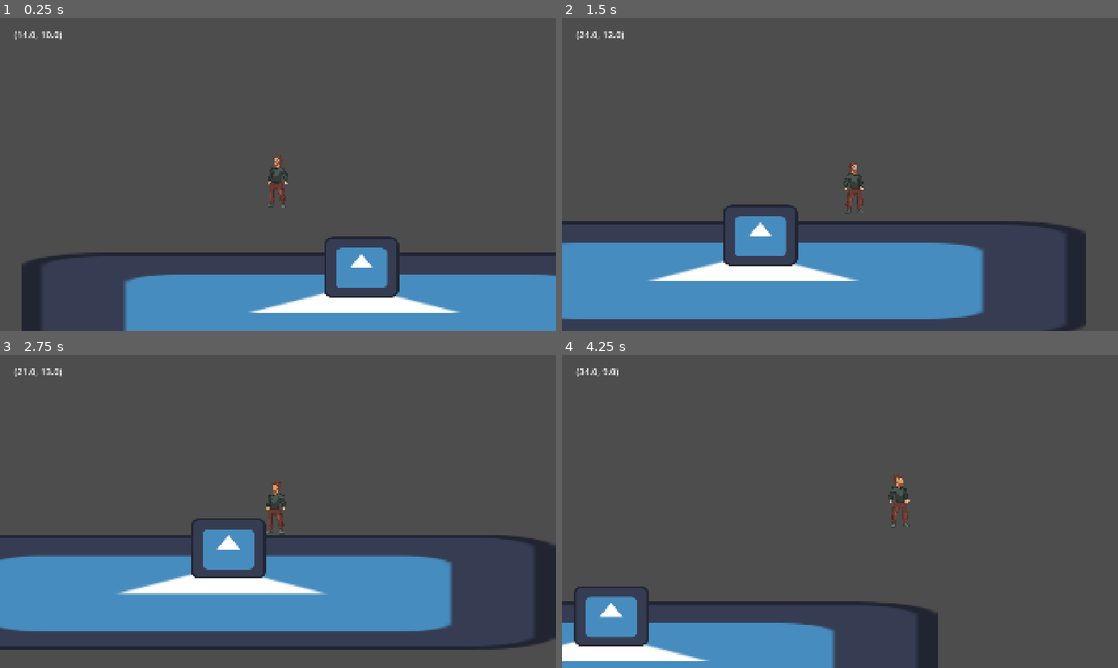
Above: before the commit, frames 1-4 (two rows, left to right).
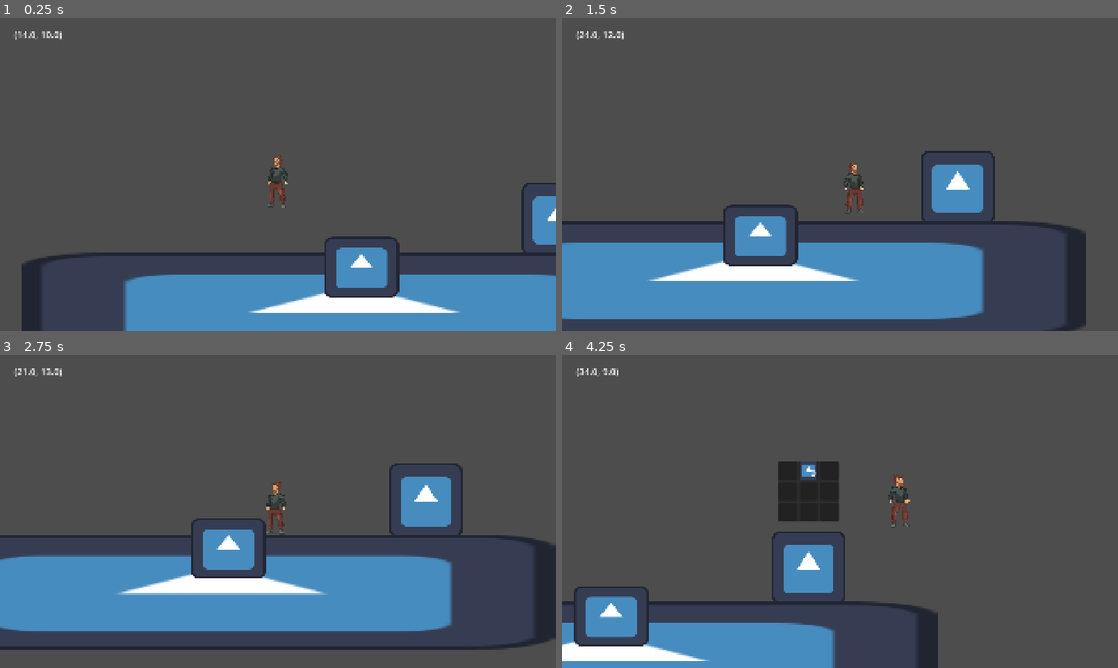
Above: after the commit, the same moments.

Repository: Spino77/godot-DAM
Game: Godot game, scene res://escenas/main.tscn
Same seed, same stepped clock (60 frames per second), same inputs: the game is played once before the commit and once after it. The engine's default icon, where the game draws it, is replaced by a stand-in: a white triangle on a blue panel in a dark square.
Inputs (mouse positions are in pixels of both pictures, inside the frame that each line leads up to):
- Up to frame 1 (0.25 s): no input
- Up to frame 2 (1.5 s): tap Enter at 0.5 s; move the mouse to (962, 158) at 0.52 s; hold D (mov_derecha) 0.53-1.25 s; click (962, 158) at 0.6 s; tap Space (saltar) at 0.77 s; drag from (728, 190) to (812, 237) at 1.27 s
- Up to frame 3 (2.75 s): move the mouse to (333, 442) at 2.02 s; hold A (mov_izquierda) from 2.03 s (still down); hold Ctrl from 2.03 s (still down)
- Up to frame 4 (4.25 s): release A (mov_izquierda) at 2.75 s; release Ctrl at 2.75 s; drag from (812, 574) to (673, 464) at 2.77 s; tap Space (saltar) at 3.5, 3.77 s; move the mouse to (1006, 558) at 3.52 s; hold D (mov_derecha) from 3.53 s (still down); tap 0 at 3.6 s; tap E (skill, bound only before the commit) at 4.15 s

The runs differ from the first frame. In frame 1, 0.8% of the frame differs, in the area x 93-100%, y 52-75%; in frame 2, 1.7%; in frame 3, 1.7%; in frame 4, 3.5%, in the area x 37-51%, y 34-79%.

Commit message:
simple player and chest inventory
added both of them functional, the chest with a item selector already made aswell with random item ammount and random position, only current error is visual filter of the chest inventory

Diff:
--- /dev/null
+++ b/escenas/chest.gd
@@ -0,0 +1,28 @@
+extends Node2D
+
+var is_open = false
+var player_near
+@onready var chest_inventory = $Chest_Inventory
+
+func _ready() -> void:
+	chest_inventory.hide()
+
+func _physics_process(delta: float) -> void:
+	if (Input.is_action_just_pressed("interact") and player_near):
+		if is_open:
+			chest_inventory.hide()
+			is_open = false
+		elif !is_open:
+			chest_inventory.show()
+			is_open = true
+
+func _on_area_2d_body_entered(body: Node2D) -> void:
+	if body.name == "Personaje":
+		player_near = true
+
+func _on_area_2d_body_exited(body: Node2D) -> void:
+	if body.name == "Personaje":
+		player_near = false
+		if is_open:
+			chest_inventory.hide()
+			is_open = false
--- /dev/null
+++ b/escenas/chest.tscn
@@ -0,0 +1,30 @@
+[gd_scene format=3 uid="uid://medr2gln2t5i"]
+
+[ext_resource type="Texture2D" uid="uid://dh0mjv14lg7dk" path="res://sprites/icon.svg" id="1_jxpeg"]
+[ext_resource type="Script" uid="uid://88cv7u5s03yl" path="res://escenas/chest.gd" id="1_pj078"]
+[ext_resource type="PackedScene" uid="uid://dclbrs2gfv6yj" path="res://escenas/chest_inventory.tscn" id="3_j22it"]
+
+[node name="Chest" type="Node2D" unique_id=2106445307]
+texture_filter = 1
+script = ExtResource("1_pj078")
+
+[node name="Sprite2D" type="Sprite2D" parent="." unique_id=1169504097]
+position = Vector2(64, 64)
+texture = ExtResource("1_jxpeg")
+
+[node name="Area2D" type="Area2D" parent="." unique_id=602902575]
+
+[node name="CollisionPolygon2D" type="CollisionPolygon2D" parent="Area2D" unique_id=394313758]
+position = Vector2(64, 64)
+scale = Vector2(1.9335938, 1.9335938)
+polygon = PackedVector2Array(59.1, -64, -59, -64, -63.8, -59, -64, 61, -60.3, 64, 59.6, 64, 63.9, 59, 64, -61.1)
+
+[node name="Chest_Inventory" parent="." unique_id=1229092793 instance=ExtResource("3_j22it")]
+texture_filter = 1
+offset_left = 12.0
+offset_top = -120.0
+offset_right = 116.0
+offset_bottom = -16.0
+
+[connection signal="body_entered" from="Area2D" to="." method="_on_area_2d_body_entered"]
+[connection signal="body_exited" from="Area2D" to="." method="_on_area_2d_body_exited"]
--- /dev/null
+++ b/escenas/chest_inventory.gd
@@ -0,0 +1,14 @@
+extends VBoxContainer
+
+@export var health_potion: SwiftItemData = preload("res://items/health_potion.tres")
+@onready var chest_grid: SwiftGrid = $PanelContainer/MarginContainer/SwiftGrid
+
+
+func _ready() -> void:
+	var item_list = []
+	item_list.append(health_potion)
+	var item_num = 1 #here use a random when using more than 1 item
+	var item_stack = randi_range(1,10)
+	var chest_grid := chest_grid.swift_inventory
+	chest_grid.try_add(item_list[item_num - 1], item_stack)
+	chest_grid.try_move(0, randi_range(0,8), item_stack)
--- /dev/null
+++ b/escenas/chest_inventory.tscn
@@ -0,0 +1,42 @@
+[gd_scene format=3 uid="uid://dclbrs2gfv6yj"]
+
+[ext_resource type="Script" uid="uid://dnp6muoj3e72d" path="res://addons/Swift_Inventory/Classes/SwiftGrid.gd" id="1_pj28d"]
+[ext_resource type="Script" uid="uid://byyklop0r37rd" path="res://escenas/chest_inventory.gd" id="1_viquu"]
+[ext_resource type="Script" uid="uid://8xv7tupboav2" path="res://addons/Swift_Inventory/Classes/SwiftItemStack.gd" id="2_viquu"]
+[ext_resource type="Script" uid="uid://n72h5cs3yd3b" path="res://addons/Swift_Inventory/Classes/SwiftRule.gd" id="3_7av7i"]
+[ext_resource type="Script" uid="uid://ddpogvrv0ol54" path="res://addons/Swift_Inventory/Classes/SwiftInventory.gd" id="4_4tpn4"]
+
+[sub_resource type="Resource" id="Resource_qq7qp"]
+script = ExtResource("4_4tpn4")
+size = 9
+metadata/_custom_type_script = "uid://ddpogvrv0ol54"
+
+[node name="Chest_Inventory" type="Control" unique_id=1229092793]
+layout_mode = 3
+anchors_preset = 15
+anchor_right = 1.0
+anchor_bottom = 1.0
+grow_horizontal = 2
+grow_vertical = 2
+
+[node name="VBoxContainer" type="VBoxContainer" parent="." unique_id=1708315437]
+texture_filter = 1
+layout_mode = 0
+offset_right = 104.0
+offset_bottom = 104.0
+script = ExtResource("1_viquu")
+
+[node name="PanelContainer" type="PanelContainer" parent="VBoxContainer" unique_id=843505311]
+layout_mode = 2
+
+[node name="MarginContainer" type="MarginContainer" parent="VBoxContainer/PanelContainer" unique_id=938154825]
+layout_mode = 2
+
+[node name="SwiftGrid" type="Container" parent="VBoxContainer/PanelContainer/MarginContainer" unique_id=239343247]
+custom_minimum_size = Vector2(32, 104)
+layout_mode = 2
+script = ExtResource("1_pj28d")
+inventory_size = 9
+swift_inventory = SubResource("Resource_qq7qp")
+slot_size = Vector2i(32, 32)
+metadata/_custom_type_script = "uid://dnp6muoj3e72d"
--- a/escenas/inventory_test.tscn
+++ b/escenas/inventory_test.tscn
@@ -1,9 +1,42 @@
 [gd_scene format=3 uid="uid://c3qbeclqk3680"]
 
-[node name="InventoryTest" type="Control" unique_id=64835445]
+[ext_resource type="Script" uid="uid://c62w4nk61iq5r" path="res://scripts/inventory_test.gd" id="1_d7620"]
+[ext_resource type="Script" uid="uid://dnp6muoj3e72d" path="res://addons/Swift_Inventory/Classes/SwiftGrid.gd" id="1_fqdny"]
+[ext_resource type="Script" uid="uid://8xv7tupboav2" path="res://addons/Swift_Inventory/Classes/SwiftItemStack.gd" id="2_7f406"]
+[ext_resource type="Script" uid="uid://n72h5cs3yd3b" path="res://addons/Swift_Inventory/Classes/SwiftRule.gd" id="5_w6bp1"]
+[ext_resource type="Script" uid="uid://ddpogvrv0ol54" path="res://addons/Swift_Inventory/Classes/SwiftInventory.gd" id="6_2c04f"]
+
+[sub_resource type="Resource" id="Resource_h4eg0"]
+script = ExtResource("6_2c04f")
+size = 12
+metadata/_custom_type_script = "uid://ddpogvrv0ol54"
+
+[node name="Control" type="Control" unique_id=1396481639]
 layout_mode = 3
 anchors_preset = 15
 anchor_right = 1.0
 anchor_bottom = 1.0
 grow_horizontal = 2
 grow_vertical = 2
+
+[node name="VBoxContainer" type="VBoxContainer" parent="." unique_id=2065548515]
+texture_filter = 1
+layout_mode = 0
+offset_right = 512.0
+offset_bottom = 168.0
+script = ExtResource("1_d7620")
+
+[node name="PanelContainer" type="PanelContainer" parent="VBoxContainer" unique_id=674669787]
+layout_mode = 2
+
+[node name="MarginContainer" type="MarginContainer" parent="VBoxContainer/PanelContainer" unique_id=664295788]
+layout_mode = 2
+
+[node name="SwiftGrid" type="Container" parent="VBoxContainer/PanelContainer/MarginContainer" unique_id=964931993]
+custom_minimum_size = Vector2(82, 168)
+layout_mode = 2
+script = ExtResource("1_fqdny")
+inventory_size = 12
+swift_inventory = SubResource("Resource_h4eg0")
+slot_size = Vector2i(82, 82)
+metadata/_custom_type_script = "uid://dnp6muoj3e72d"
--- a/escenas/jugador.tscn
+++ b/escenas/jugador.tscn
@@ -2,6 +2,7 @@
 
 [ext_resource type="Script" uid="uid://dxsfa7acc32gn" path="res://scripts/personaje.gd" id="1_jpodt"]
 [ext_resource type="Texture2D" uid="uid://btp3olhhyq3ns" path="res://sprites/personajeBase.png" id="2_jpodt"]
+[ext_resource type="PackedScene" uid="uid://c3qbeclqk3680" path="res://escenas/inventory_test.tscn" id="3_njcx7"]
 
 [sub_resource type="RectangleShape2D" id="RectangleShape2D_g4v7s"]
 size = Vector2(29.600004, 69.40001)
@@ -42,3 +43,9 @@
 offset_right = -391.0
 offset_bottom = -213.0
 label_settings = SubResource("LabelSettings_jpodt")
+
+[node name="InventoryTest" parent="Personaje/PlayerInterface" unique_id=64835445 instance=ExtResource("3_njcx7")]
+offset_left = 318.0
+offset_top = 40.0
+offset_right = -973.0
+offset_bottom = -851.0
--- a/escenas/main.tscn
+++ b/escenas/main.tscn
@@ -2,6 +2,7 @@
 
 [ext_resource type="Texture2D" uid="uid://dh0mjv14lg7dk" path="res://sprites/icon.svg" id="1_ig7tw"]
 [ext_resource type="PackedScene" uid="uid://dixmir83thhju" path="res://escenas/jugador.tscn" id="2_0kxa1"]
+[ext_resource type="PackedScene" uid="uid://medr2gln2t5i" path="res://escenas/chest.tscn" id="3_jumxm"]
 
 [node name="Node2D" type="Node2D" unique_id=568024470]
 
@@ -31,3 +32,7 @@
 
 [node name="Personaje" parent="." unique_id=1783876786 instance=ExtResource("2_0kxa1")]
 position = Vector2(444, 303)
+
+[node name="Chest" parent="." unique_id=2106445307 instance=ExtResource("3_jumxm")]
+z_index = -1
+position = Vector2(865, 326)
--- /dev/null
+++ b/items/health_potion.tres
@@ -0,0 +1,13 @@
+[gd_resource type="Resource" script_class="SwiftItemData" format=3 uid="uid://dtsvrg2seyl4t"]
+
+[ext_resource type="Script" uid="uid://cq5053m8y7vf1" path="res://addons/Swift_Inventory/Classes/SwiftItemData.gd" id="1_jl5pt"]
+[ext_resource type="Texture2D" uid="uid://dh0mjv14lg7dk" path="res://sprites/icon.svg" id="1_uly1j"]
+
+[resource]
+script = ExtResource("1_jl5pt")
+id = &"health_potion"
+display_name = "Health potion"
+description = "Restores health."
+icon = ExtResource("1_uly1j")
+max_stack_size = 32
+metadata/_custom_type_script = "uid://cq5053m8y7vf1"
--- a/project.godot
+++ b/project.godot
@@ -22,6 +22,10 @@
 window/size/viewport_height=1080
 window/stretch/mode="canvas_items"
 window/stretch/aspect="expand"
+
+[editor_plugins]
+
+enabled=PackedStringArray("res://addons/Swift_Inventory/plugin.cfg")
 
 [input]
 
@@ -60,9 +64,14 @@
 "events": [Object(InputEventKey,"resource_local_to_scene":false,"resource_name":"","device":-1,"window_id":0,"alt_press …(195 unchanged characters)…
 ]
 }
-skill={
+interact={
 "deadzone": 0.2,
 "events": [Object(InputEventKey,"resource_local_to_scene":false,"resource_name":"","device":-1,"window_id":0,"alt_press …(192 unchanged characters)…
+]
+}
+inventory={
+"deadzone": 0.2,
+"events": [Object(InputEventKey,"resource_local_to_scene":false,"resource_name":"","device":-1,"window_id":0,"alt_pressed":false,"shift_pressed":false,"ctrl_pressed":false,"meta_pressed":false,"pressed":false,"keycode":0,"physical_keycode":4194306,"key_label":0,"unicode":0,"location":0,"echo":false,"script":null)
 ]
 }
 
--- /dev/null
+++ b/scripts/inventory_test.gd
@@ -0,0 +1,9 @@
+extends VBoxContainer
+
+@export var health_potion: SwiftItemData = preload("res://items/health_potion.tres")
+@onready var player_grid: SwiftGrid = $PanelContainer/MarginContainer/SwiftGrid
+
+
+func _ready() -> void:
+	var player_grid := player_grid.swift_inventory
+	player_grid.try_add(health_potion, 252)
--- a/scripts/personaje.gd
+++ b/scripts/personaje.gd
@@ -2,6 +2,7 @@
 
 #refer to other nodes
 @onready var lbl_coords = $PlayerInterface/Label
+@onready var inventory = $PlayerInterface/InventoryTest
 
 #velocidad testing
 var velocidad = 600.0
@@ -12,6 +13,10 @@
 var max_saltos = 2
 var saltos = 0
 var debug_toggle = true
+var inventory_open = false
+
+func _ready() -> void:
+	inventory.hide()
 
 func _physics_process(delta: float) -> void:
 	#checks if its on floor to reset the max jumps amount
@@ -42,3 +47,11 @@
 
 	if debug_toggle == true:
 		lbl_coords.text = str((global_position / 32).round())
+
+	if Input.is_action_just_pressed("inventory"):
+		if inventory_open:
+			inventory.hide()
+			inventory_open = false
+		elif (!inventory_open):
+			inventory.show()
+			inventory_open = true
Not shown, added: escenas/chest.gd.uid
Not shown, added: escenas/chest_inventory.gd.uid
Not shown, added: scripts/inventory_test.gd.uid
